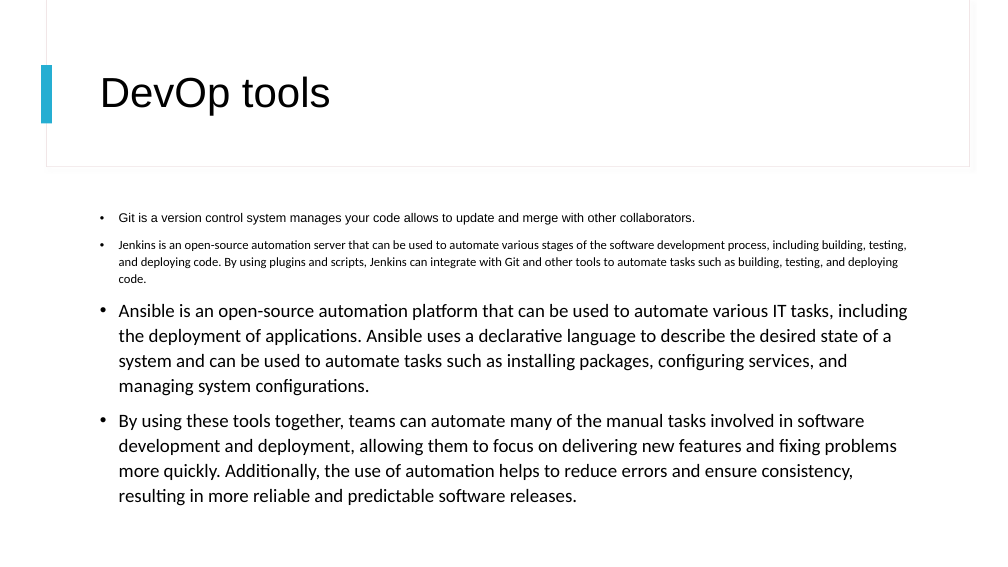
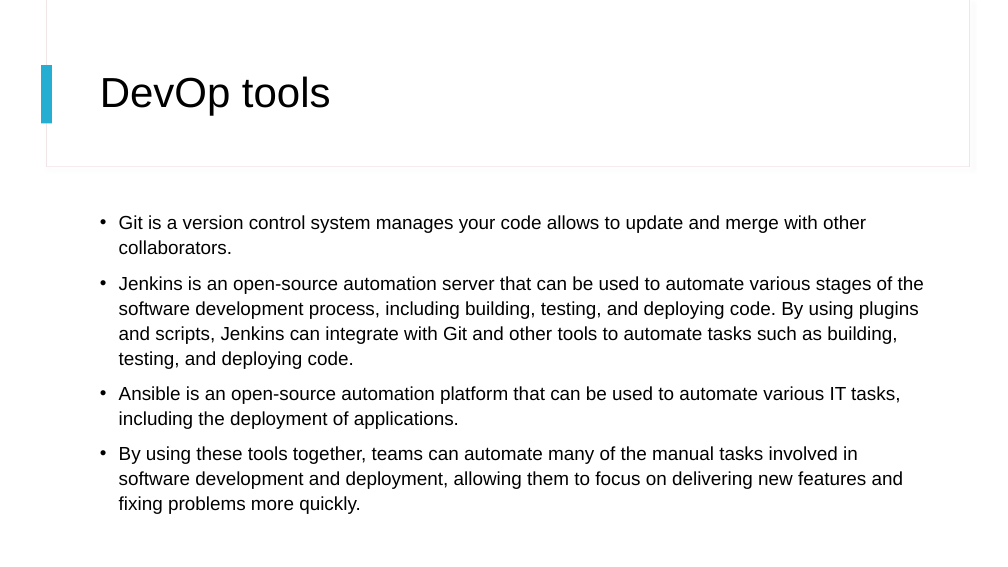
Before and after one commit to MasumMazid/Presentation_Ally_CI_CD, a slide deck: slide 4 of CI.CD.pptx. Drawn at 1008x567 pixels with LibreOffice and Linux fonts; fonts in the diff are those of the drawing. Boxes give left, top, right and bottom in pixels: in the first picture for what was removed or moved away, otherwise in the second. Text is boxed around its words. In the diff, an @@ line names an element or a change of style, - is before the commit and + after.

```diff
--- a/CI.CD.pptx
+++ b/CI.CD.pptx
@@ text at bbox=[119, 215, 924, 369]: size 12 to 18 pt in "Git is a version control system manages ...", "Jenkins is an open-source automation server that ..."; font Calibri to Arial in "Jenkins is an open-source automation server that ..." @@
@@ text at bbox=[119, 386, 904, 514]: text changed; font Calibri to Arial @@
-• Ansible is an open-source automation platform that can be used to automate various IT tasks, including the deployment of applications. Ansible uses a declarative language to describe the desired state of a system and can be used to automate tasks such as installing packages, configuring services, and managing system configurations.
-• By using these tools together, teams can automate many of the manual tasks involved in software development and deployment, allowing them to focus on delivering new features and fixing problems more quickly. Additionally, the use of automation helps to reduce errors and ensure consistency, resulting in more reliable and predictable software releases.
+• Ansible is an open-source automation platform that can be used to automate various IT tasks, including the deployment of applications.
+• By using these tools together, teams can automate many of the manual tasks involved in software development and deployment, allowing them to focus on delivering new features and fixing problems more quickly.
```
Also in this commit, not shown: 6 other slides changed.
